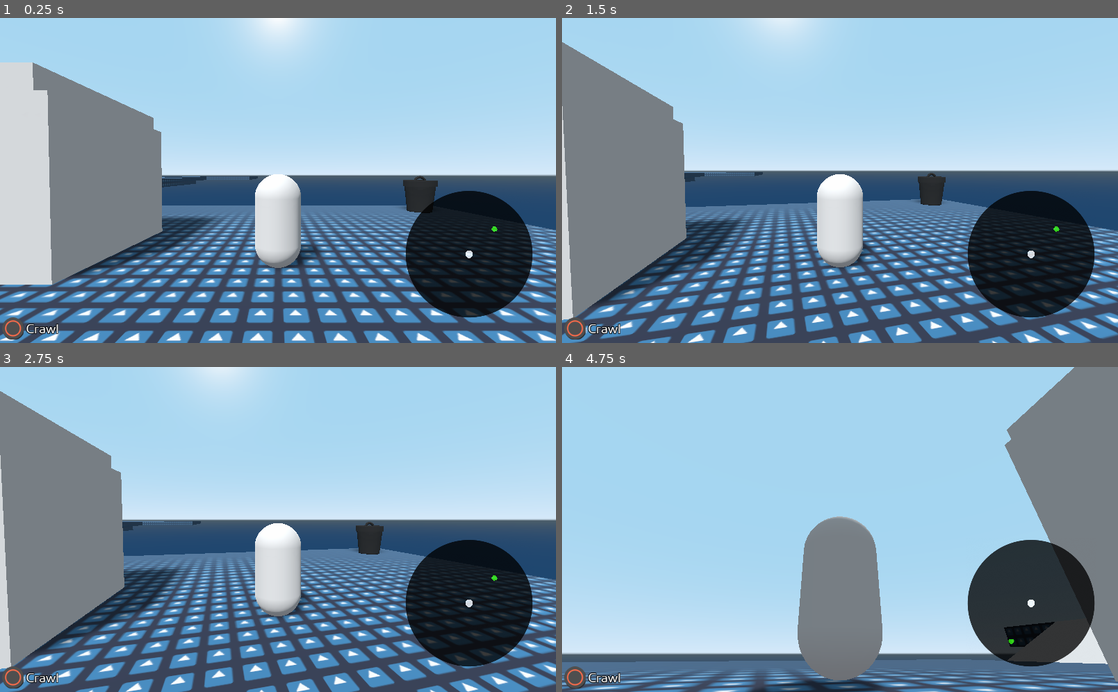
Above: before the commit, frames 1-4 (two rows, left to right).
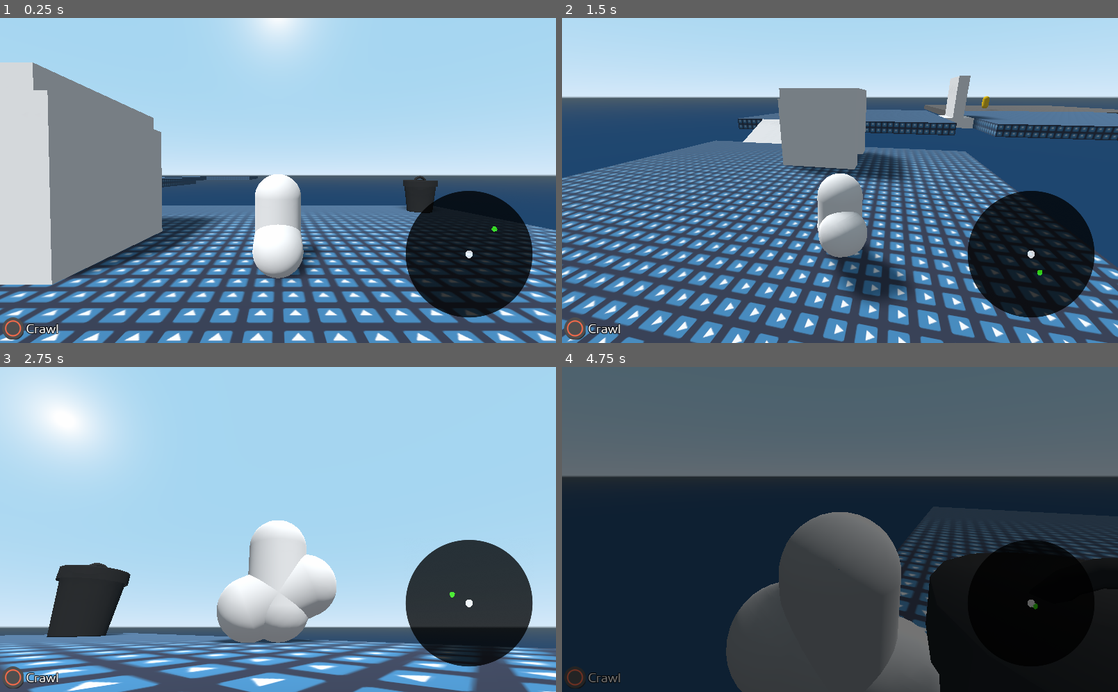
Above: after the commit, the same moments.

Repository: dotdotmod/ddm-acerola-jam-0-main
Game: Godot game, scene res://assets/native/levels/test_stage.tscn
The game is run twice, just before and just after one commit, with the same random seed, the same clock (stepped at 60 frames per second) and the same inputs. The engine's default icon, where the game draws it, is replaced by a stand-in: a white triangle on a blue panel in a dark square.
Inputs (mouse positions are in pixels of both pictures, inside the frame that each line leads up to):
- Up to frame 1 (0.25 s): no input
- Up to frame 2 (1.5 s): tap Enter at 0.5 s; move the mouse to (867, 180) at 0.52 s; hold W (move_forward) 0.53-1.28 s; tap Ctrl (crouch) at 0.6, 1.35 s; move the mouse to (728, 196) at 1.27 s; hold S (move_backwards) from 1.28 s (still down)
- Up to frame 3 (2.75 s): move the mouse to (333, 458) at 2.02 s; release S (move_backwards) at 2.03 s; hold D (move_rightways) from 2.03 s (still down); click (333, 458) at 2.1 s; tap Ctrl (crouch) at 2.3 s
- Up to frame 4 (4.75 s): move the mouse to (812, 594) at 2.77 s; release D (move_rightways) at 2.78 s; hold W (move_forward) 2.78-3.53 s; tap Shift (sprint) at 2.85 s; tap Ctrl (crouch) at 3.05, 3.6, 4.35 s; move the mouse to (1006, 578) at 3.52 s; hold A (move_leftways) 3.53-4.28 s; tap Tab (pause) at 4.15 s; move the mouse to (795, 526) at 4.27 s; hold W (move_forward) from 4.28 s (still down)

The runs differ from the first frame. In frame 1, 1.3% of the frame differs, in the area x 45-57%, y 63-81%; in frame 2, 65%; in frame 3, 60%; in frame 4, 99%, in the area x 0-100%, y 0-100%.

Commit message:
Better model, enemy stuff started

Diff:
--- a/assets/native/character/enemy.tscn
+++ b/assets/native/character/enemy.tscn
@@ -1,4 +1,6 @@
-[gd_scene load_steps=4 format=2]
+[gd_scene load_steps=5 format=2]
+
+[ext_resource path="res://assets/native/scripts/enemy.gd" type="Script" id=1]
 
 [sub_resource type="SpatialMaterial" id=3]
 albedo_color = Color( 1, 0.819608, 0, 1 )
@@ -12,6 +14,7 @@
 radius = 0.5
 
 [node name="enemy" type="KinematicBody"]
+script = ExtResource( 1 )
 
 [node name="MeshInstance" type="MeshInstance" parent="."]
 transform = Transform( 1, 0, 0, 0, -4.37114e-08, -1, 0, 1, -4.37114e-08, 0, 0, 0 )
--- a/assets/native/character/player.tscn
+++ b/assets/native/character/player.tscn
@@ -199,6 +199,97 @@
 "values": [ false, true ]
 }
 
+[sub_resource type="Animation" id=12]
+length = 0.001
+tracks/0/type = "value"
+tracks/0/path = NodePath("pause/background:modulate")
+tracks/0/interp = 1
+tracks/0/loop_wrap = true
+tracks/0/imported = false
+tracks/0/enabled = true
+tracks/0/keys = {
+"times": PoolRealArray( 0 ),
+"transitions": PoolRealArray( 1 ),
+"update": 0,
+"values": [ Color( 1, 1, 1, 0 ) ]
+}
+tracks/1/type = "value"
+tracks/1/path = NodePath("pause/background:visible")
+tracks/1/interp = 1
+tracks/1/loop_wrap = true
+tracks/1/imported = false
+tracks/1/enabled = true
+tracks/1/keys = {
+"times": PoolRealArray( 0 ),
+"transitions": PoolRealArray( 1 ),
+"update": 0,
+"values": [ false ]
+}
+tracks/2/type = "value"
+tracks/2/path = NodePath("pause/options:modulate")
+tracks/2/interp = 1
+tracks/2/loop_wrap = true
+tracks/2/imported = false
+tracks/2/enabled = true
+tracks/2/keys = {
+"times": PoolRealArray( 0 ),
+"transitions": PoolRealArray( 1 ),
+"update": 0,
+"values": [ Color( 1, 1, 1, 0 ) ]
+}
+tracks/3/type = "value"
+tracks/3/path = NodePath("pause/options/pause_options:rect_position")
+tracks/3/interp = 1
+tracks/3/loop_wrap = true
+tracks/3/imported = false
+tracks/3/enabled = true
+tracks/3/keys = {
+"times": PoolRealArray( 0 ),
+"transitions": PoolRealArray( 1 ),
+"update": 0,
+"values": [ Vector2( 49, 352 ) ]
+}
+
+[sub_resource type="Animation" id=11]
+resource_name = "pause_anim"
+length = 0.25
+tracks/0/type = "value"
+tracks/0/path = NodePath("pause/background:modulate")
+tracks/0/interp = 1
+tracks/0/loop_wrap = true
+tracks/0/imported = false
+tracks/0/enabled = true
+tracks/0/keys = {
+"times": PoolRealArray( 0, 0.2 ),
+"transitions": PoolRealArray( 1, 1 ),
+"update": 0,
+"values": [ Color( 1, 1, 1, 0 ), Color( 1, 1, 1, 1 ) ]
+}
+tracks/1/type = "value"
+tracks/1/path = NodePath("pause/background:visible")
+tracks/1/interp = 1
+tracks/1/loop_wrap = true
+tracks/1/imported = false
+tracks/1/enabled = true
+tracks/1/keys = {
+"times": PoolRealArray( 0, 0.2 ),
+"transitions": PoolRealArray( 1, 1 ),
+"update": 1,
+"values": [ true, true ]
+}
+tracks/2/type = "value"
+tracks/2/path = NodePath("pause/options/pause_options:rect_position")
+tracks/2/interp = 1
+tracks/2/loop_wrap = true
+tracks/2/imported = false
+tracks/2/enabled = true
+tracks/2/keys = {
+"times": PoolRealArray( 0, 0.2 ),
+"transitions": PoolRealArray( 0.34151, 1.46409 ),
+"update": 0,
+"values": [ Vector2( -330, 350 ), Vector2( 49, 352 ) ]
+}
+
 [node name="player" type="KinematicBody" groups=["Player"]]
 script = ExtResource( 1 )
 
@@ -210,6 +301,11 @@
 
 [node name="MeshInstance" type="MeshInstance" parent="model_core"]
 transform = Transform( 1, 0, 0, 0, -4.37114e-08, -1, 0, 1, -4.37114e-08, 0, 0, 0 )
+mesh = SubResource( 1 )
+skeleton = NodePath("../..")
+
+[node name="MeshInstance2" type="MeshInstance" parent="model_core"]
+transform = Transform( 1, 0, 0, 0, 0.925646, -0.37839, 0, 0.37839, 0.925646, 0, -0.320897, 0 )
 mesh = SubResource( 1 )
 skeleton = NodePath("../..")
 
@@ -385,21 +481,64 @@
 [node name="Pause_screen" type="CanvasLayer" parent="."]
 pause_mode = 2
 layer = 2
+script = ExtResource( 5 )
+
+[node name="pause" type="Control" parent="Pause_screen"]
+anchor_right = 1.0
+anchor_bottom = 1.0
+
+[node name="background" type="ColorRect" parent="Pause_screen/pause"]
+pause_mode = 2
 visible = false
-script = ExtResource( 5 )
-
-[node name="pause" type="Control" parent="Pause_screen"]
-anchor_right = 1.0
-anchor_bottom = 1.0
-
-[node name="background" type="ColorRect" parent="Pause_screen/pause"]
+modulate = Color( 1, 1, 1, 0 )
 anchor_right = 1.0
 anchor_bottom = 1.0
 color = Color( 0, 0, 0, 0.545098 )
 
 [node name="options" type="Control" parent="Pause_screen/pause"]
+modulate = Color( 1, 1, 1, 0 )
 anchor_bottom = 1.0
 margin_right = 525.0
+
+[node name="pause_options" type="VBoxContainer" parent="Pause_screen/pause/options"]
+pause_mode = 2
+anchor_bottom = 1.0
+margin_left = 49.0
+margin_top = 352.0
+margin_right = 366.0
+margin_bottom = -105.0
+
+[node name="upause" type="Button" parent="Pause_screen/pause/options/pause_options"]
+margin_right = 317.0
+margin_bottom = 27.0
+theme = ExtResource( 6 )
+text = "Unpause"
+
+[node name="settings" type="Button" parent="Pause_screen/pause/options/pause_options"]
+margin_top = 31.0
+margin_right = 317.0
+margin_bottom = 58.0
+theme = ExtResource( 6 )
+text = "Settings"
+
+[node name="quit2title" type="Button" parent="Pause_screen/pause/options/pause_options"]
+margin_top = 62.0
+margin_right = 317.0
+margin_bottom = 89.0
+theme = ExtResource( 6 )
+text = "Quit to Title Screen"
+
+[node name="quit2desktop" type="Button" parent="Pause_screen/pause/options/pause_options"]
+margin_top = 93.0
+margin_right = 317.0
+margin_bottom = 120.0
+theme = ExtResource( 6 )
+text = "Quit to Desktop"
+
+[node name="pause_animation" type="AnimationPlayer" parent="Pause_screen"]
+pause_mode = 2
+anims/RESET = SubResource( 12 )
+anims/pause_anim = SubResource( 11 )
 
 [node name="debug items" type="CanvasLayer" parent="."]
 pause_mode = 2
--- a/assets/native/scripts/enemy.gd
+++ b/assets/native/scripts/enemy.gd
@@ -9,8 +9,3 @@
 # Called when the node enters the scene tree for the first time.
 func _ready():
 	pass # Replace with function body.
-
-
-# Called every frame. 'delta' is the elapsed time since the previous frame.
-#func _process(delta):
-#	pass
--- a/assets/native/scripts/pause_screen.gd
+++ b/assets/native/scripts/pause_screen.gd
@@ -3,7 +3,7 @@
 #guys im loosing my mind pleas help me therss only a week left i need to make whole ass gmae in a week
 #please
 
-
+onready var pause_animation_player = $pause_animation
 var game_paused := false
 
 func _ready():
@@ -12,12 +12,14 @@
 func pause():
 	if game_paused:
 		game_paused = false
+		pause_animation_player.play_backwards("pause_anim")
 		Input.mouse_mode = Input.MOUSE_MODE_CAPTURED
 	else:
+		pause_animation_player.play("pause_anim")
 		game_paused = true
 		Input.mouse_mode = Input.MOUSE_MODE_VISIBLE
 
-func _process(delta):
+func _process(_delta):
 	#Make sure the thing is actually paused
 	get_tree().paused = game_paused
 	#
--- a/assets/native/scripts/player.gd
+++ b/assets/native/scripts/player.gd
@@ -13,8 +13,9 @@
 var gravity_calc : float
 var text_box_open : bool
 
-#Inventory
+#Other stuff
 var inventory := {"Special Rock":0}
+var crouching : bool
 
 #ALL the onready stuff
 onready var camera = $camera_system/camera_pivot/Camera
@@ -31,6 +32,10 @@
 #Simple respawn function
 func respawn():
 	global_translation = get_node("../Spawnpoint/").global_translation
+
+#Crouching function
+func crouch():
+	crouching = not crouching
 
 #Text box
 func open_text_box(with_portrait:bool, text:String, disable_move:bool):
@@ -87,6 +92,9 @@
 	else:
 		active_speed = final_input.length() + walk_speed
 
+	if Input.is_action_just_pressed("crouch"):
+		crouch()
+
 	#Final active speed
 	final_active_speed = lerp(final_active_speed, active_speed, 0.2)
 
--- a/project.godot
+++ b/project.godot
@@ -68,7 +68,6 @@
 "deadzone": 0.5,
 "events": [ Object(InputEventKey,"resource_local_to_scene":false,"resource_name":"","device":0,"alt":false,"shift":false,"control":false,"meta":false,"command":false,"pressed":false,"scancode":0,"physical_scancode":16777218,"unicode":0,"echo":false,"script":null)
 , Object(InputEventKey,"resource_local_to_scene":false,"resource_name":"","device":0,"alt":false,"shift":false,"control":false,"meta":false,"command":false,"pressed":false,"scancode":0,"physical_scancode":16777217,"unicode":0,"echo":false,"script":null)
-, Object(InputEventKey,"resource_local_to_scene":false,"resource_name":"","device":0,"alt":false,"shift":false,"control":false,"meta":false,"command":false,"pressed":false,"scancode":0,"physical_scancode":16777221,"unicode":0,"echo":false,"script":null)
 , Object(InputEventJoypadButton,"resource_local_to_scene":false,"resource_name":"","device":0,"button_index":11,"pressure":0.0,"pressed":false,"script":null)
  ]
 }
Not shown: 1 places in assets/native/character/player.tscn that only renumber resources
Not shown, changed: external/miko model8.blend
Not shown, changed: external/miko model8.blend1
